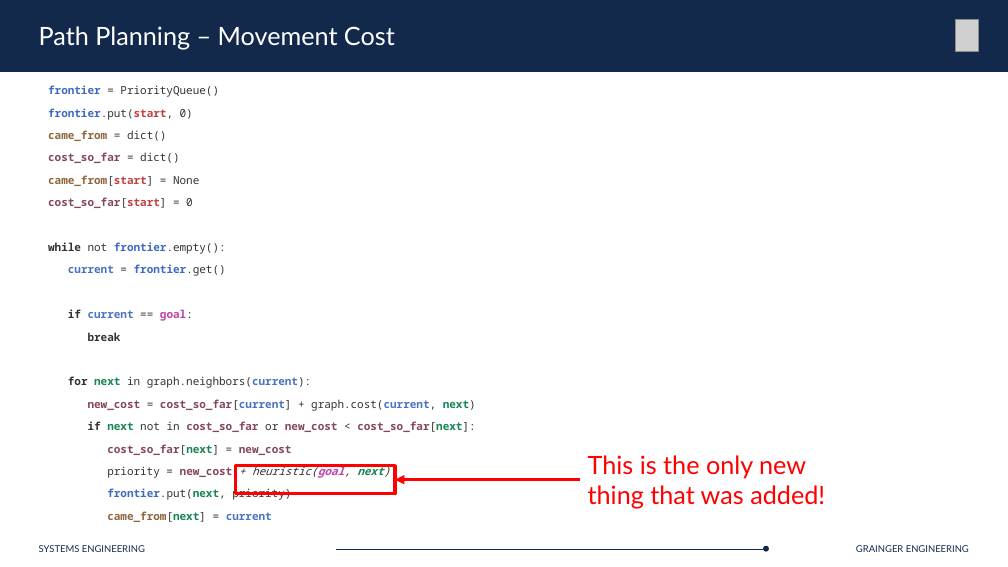
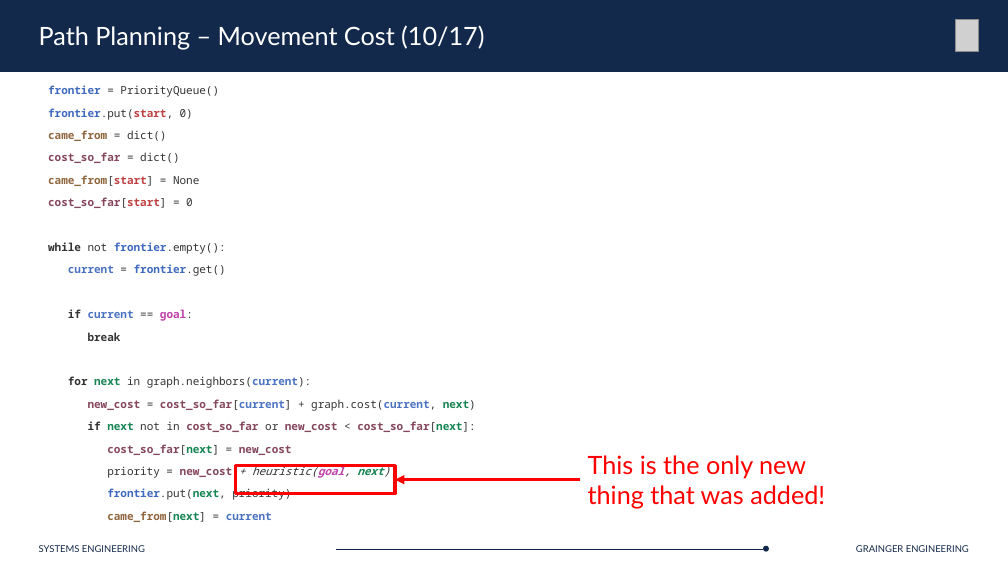
Before and after one commit to Marius-Juston/SE-423---Class-Material, a slide deck: slide 43 of Lectures/Slides/L18.pptx. Drawn at 1008x567 pixels with LibreOffice and Linux fonts; fonts in the diff are those of the drawing; grey boxes stand for pictures. Boxes give left, top, right and bottom in pixels: in the first picture for what was removed or moved away, otherwise in the second. Text is boxed around its words. In the diff, an @@ line names an element or a change of style, - is before the commit and + after.

```diff
--- a/Lectures/Slides/L18.pptx
+++ b/Lectures/Slides/L18.pptx
@@ title at (x1=39, y1=25, x2=484, y2=50): text changed @@
-Path Planning – Movement Cost
+Path Planning – Movement Cost (10/17)
```
Also in this commit, not shown: 41 other slides changed, 19 other files.
